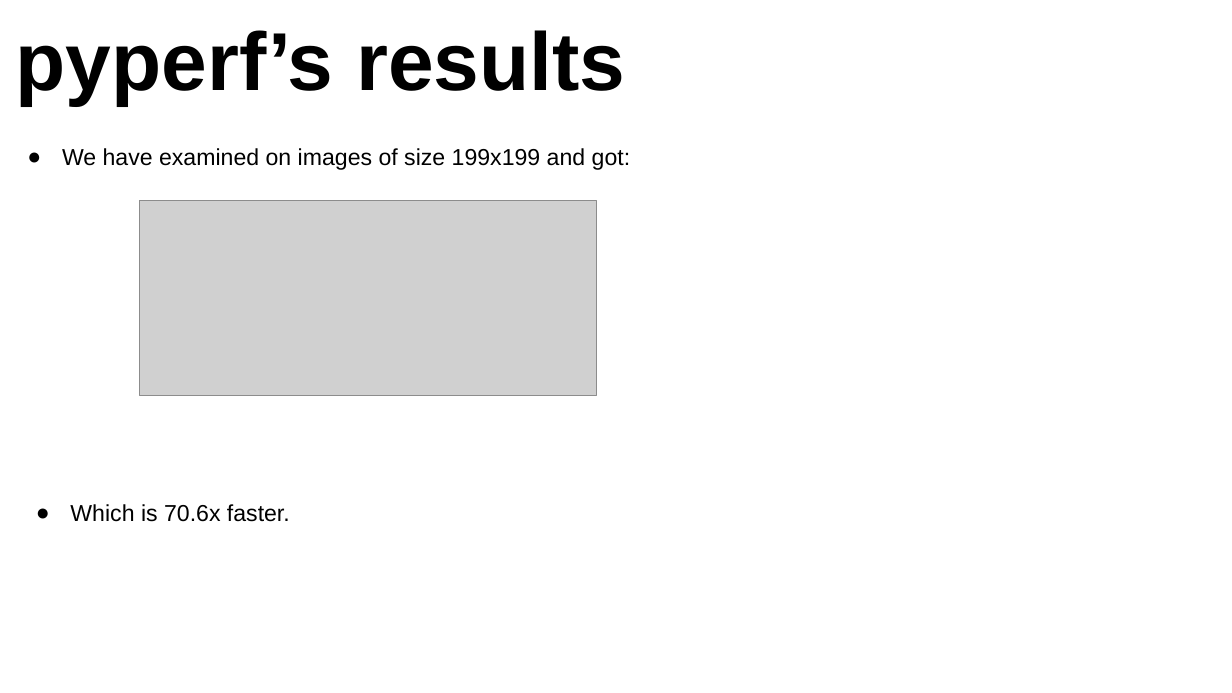
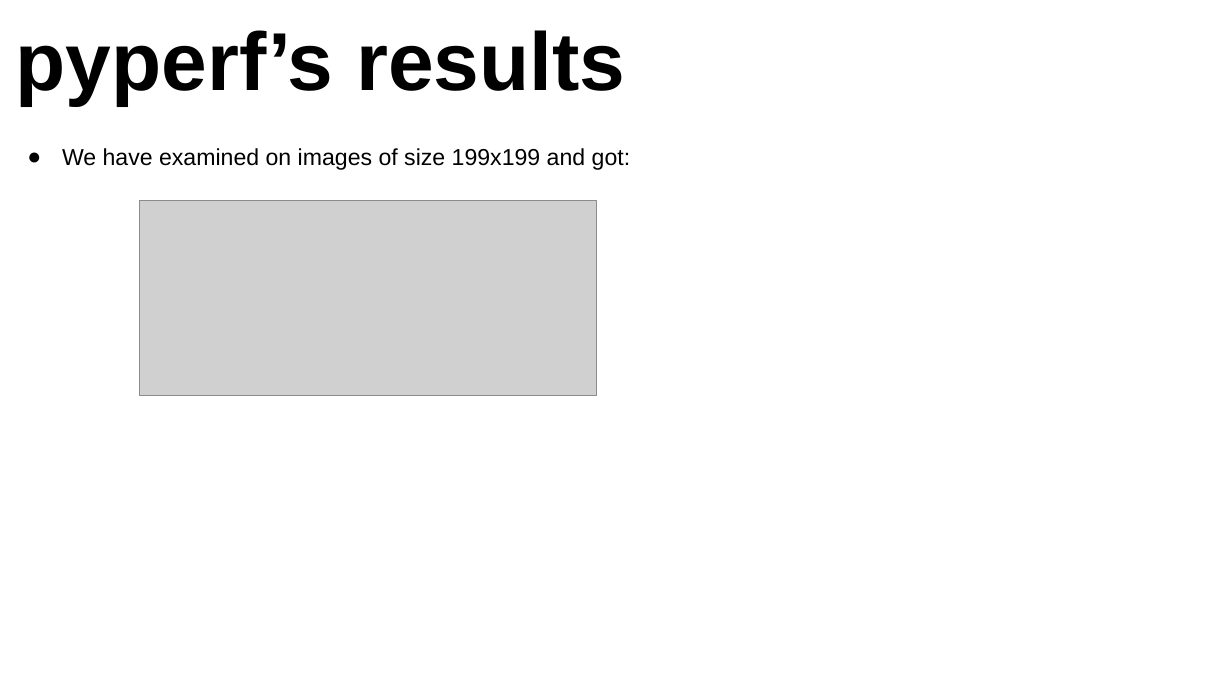
Before and after one commit to oridaniel09/nnproject, a slide deck: slide 44 of Final Presentation - NN Project.pptx. Drawn at 1232x693 pixels with LibreOffice and Linux fonts; fonts in the diff are those of the drawing; grey boxes stand for pictures. Boxes give left, top, right and bottom in pixels: in the first picture for what was removed or moved away, otherwise in the second. Text is boxed around its words. In the diff, an @@ line names an element or a change of style, - is before the commit and + after.

```diff
--- a/Final Presentation - NN Project.pptx
+++ b/Final Presentation - NN Project.pptx
@@ text removed at bbox=[70, 504, 290, 522] @@
-● Which is 70.6x faster.
```
Also in this commit, not shown: 11 other slides changed, 1 slide added.
